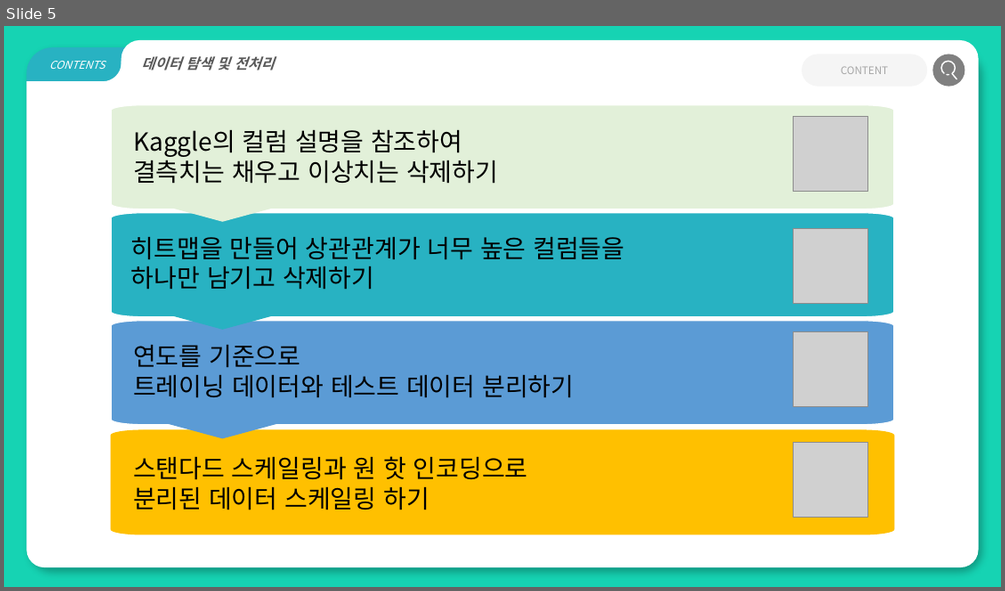
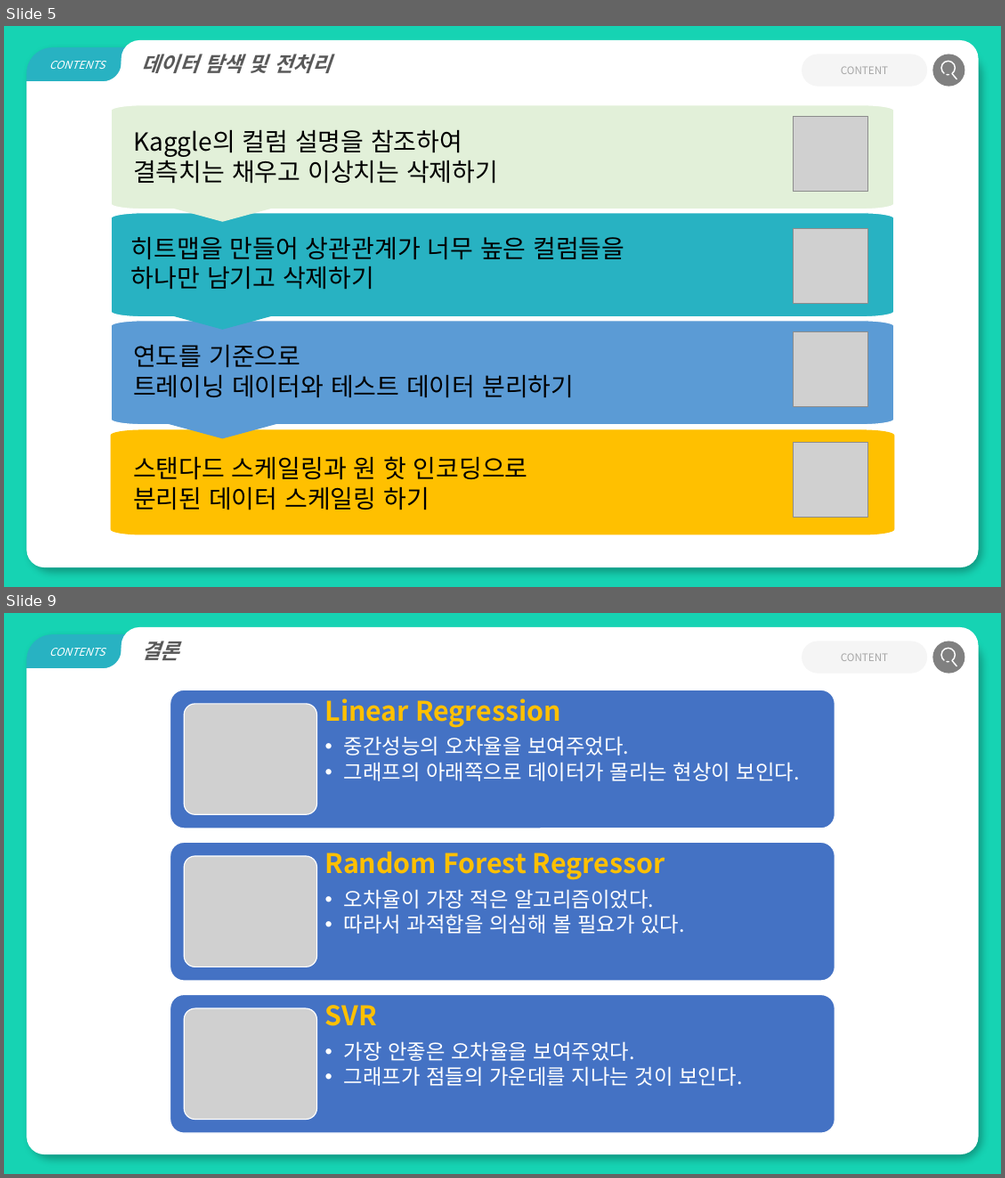
Before and after one commit to good-thing/life_exam, a slide deck: 특강 프로젝트 PPT.pptx. Shown one above the other, each under a label of ours: slide 5 before the commit, slides 5 and 9 after it; the slides between them are not shown. The pictures are 1005x591 and 1005x1178 pixels, drawn with LibreOffice and Linux fonts; fonts in the diff are those of the drawing; grey boxes stand for pictures. Boxes give left, top, right and bottom in pixels: in the first picture for what was removed or moved away, otherwise in the second. Text is boxed around its words. In the diff, an @@ line names an element or a change of style, - is before the commit and + after.

```diff
--- a/특강 프로젝트 PPT.pptx
+++ b/특강 프로젝트 PPT.pptx
@@ slide 9 added at [4,613,1001,1174], background #16D3B3 @@
@@ group added at [26,627,979,1154]: 3 round same rects, 2 arc (boxed as its full ellipse)s, 1 freeform shape, 1 text, 1 rounded rectangle, 1 ellipse, 1 line @@
+    결론
+CONTENTS
+CONTENT
@@ group added at [170,690,834,1133]: 3 rounded rectangles, 3 texts, 3 pictures @@
+Linear Regression
+  • 중간성능의 오차율을 보여주었다.
+  • 그래프의 아래쪽으로 데이터가 몰리는 현상이 보인다.
+Random Forest Regressor
+  • 오차율이 가장 적은 알고리즘이었다.
+  • 따라서 과적합을 의심해 볼 필요가 있다.
+SVR
+  • 가장 안좋은 오차율을 보여주었다.
+  • 그래프가 점들의 가운데를 지나는 것이 보인다.
@@ slide 5 changed as well @@
@@ round same rect "데이터 탐색 및 전처리" at [121,40,979,81]: size 14 to 20 pt @@
```
Also in this commit, not shown: 7 other slides changed, 2 other slides added, 1 other file.
